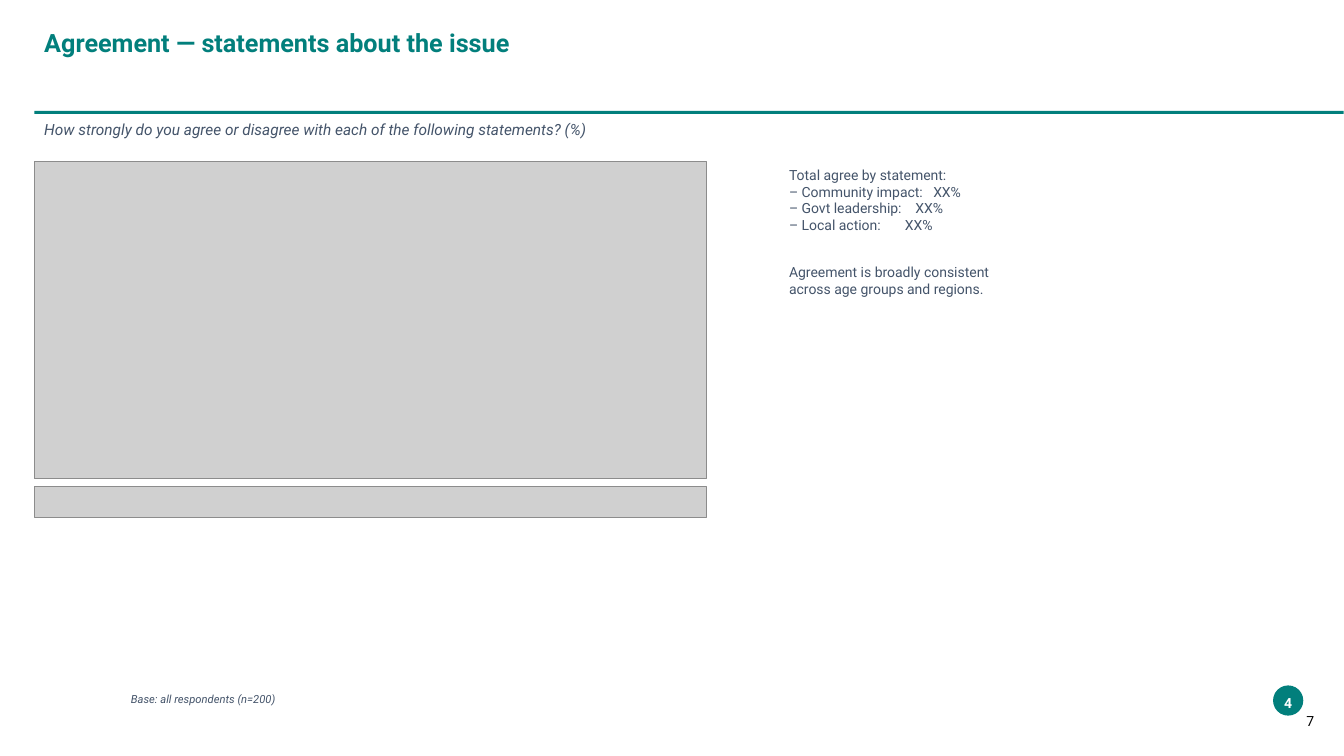
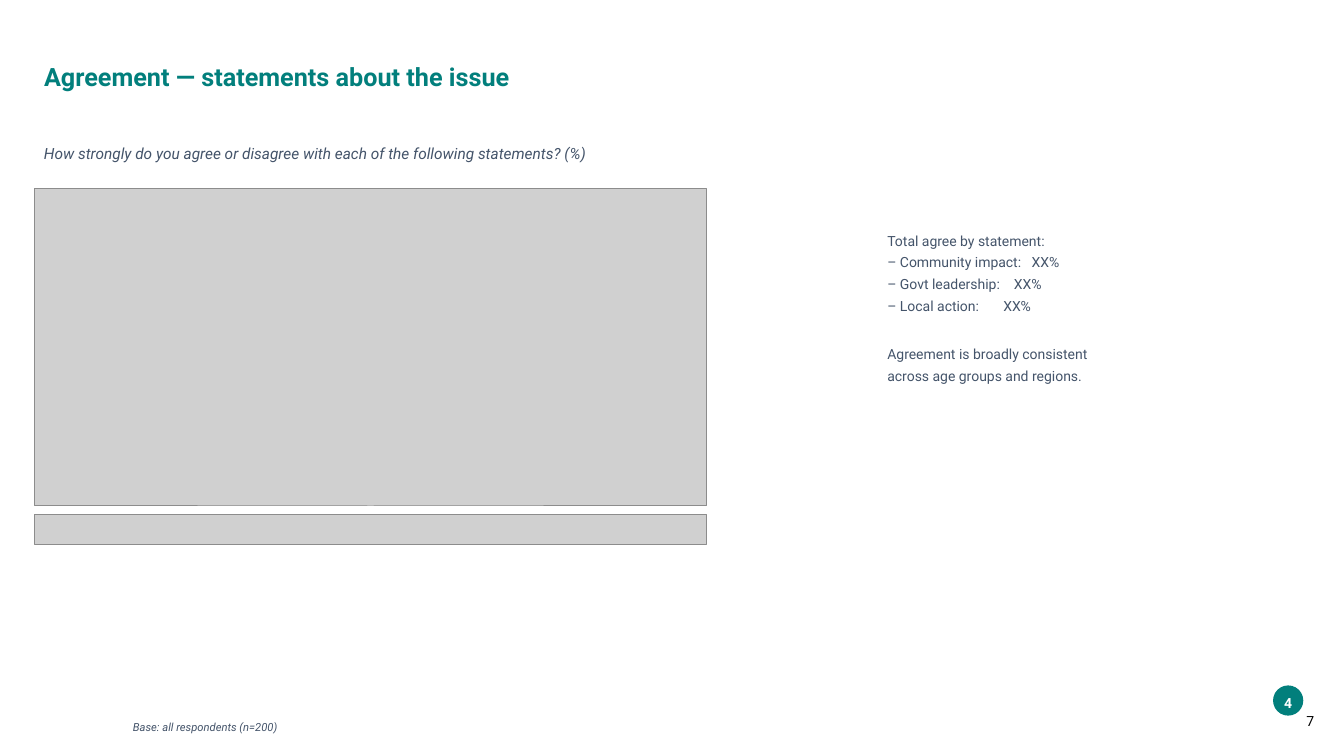
Before and after one commit to ThomasB4242/Test-1, a slide deck: slide 7 of sample_data/output_new.pptx. Drawn at 1344x756 pixels with LibreOffice and Linux fonts; fonts in the diff are those of the drawing; grey boxes stand for pictures; background and template pictures are left out. Boxes give left, top, right and bottom in pixels: in the first picture for what was removed or moved away, otherwise in the second. Text is boxed around its words. In the diff, an @@ line names an element or a change of style, - is before the commit and + after.

```diff
--- a/sample_data/output_new.pptx
+++ b/sample_data/output_new.pptx
@@ title "Agreement — statements about the ...": place and size @@
-title "Agreement — statements about the ..." at box(44, 33, 509, 58)
+title "Agreement — statements about the ..." at box(44, 67, 509, 92)
@@ title "Agreement — statements about the ..." at box(44, 67, 509, 92): line spacing 1 to 0.9; vertical alignment top to middle @@
@@ rectangle removed at box(34, 111, 1344, 114) @@
@@ text "How strongly do you agree ...": place and size @@
-text "How strongly do you agree ..." at box(44, 123, 561, 139)
+text "How strongly do you agree ..." at box(44, 147, 561, 163)
@@ text "How strongly do you agree ..." at box(44, 147, 561, 163): line spacing 1 to 1.1 @@
@@ picture: place and size @@
-picture at box(34, 161, 707, 479)
+picture at box(34, 189, 707, 506)
@@ text "Total agree by statement:": place and size @@
-text "Total agree by statement:" at box(789, 169, 989, 297)
+text "Total agree by statement:" at box(887, 235, 1087, 384)
@@ text "Total agree by statement:" at box(887, 235, 1087, 384): line spacing 1 to 1.3 @@
@@ picture: place and size @@
-picture at box(34, 487, 707, 517)
+picture at box(34, 514, 707, 544)
@@ text "Base: all respondents (n=200)" at box(133, 722, 277, 734): line spacing 1 to 1.1 @@
@@ text "Base: all respondents (n=200)": place and size @@
-text "Base: all respondents (n=200)" at box(131, 694, 276, 706)
+text "Base: all respondents (n=200)" at box(133, 722, 277, 734)
```
Also in this commit, not shown: 4 other slides changed, 2 other files.
